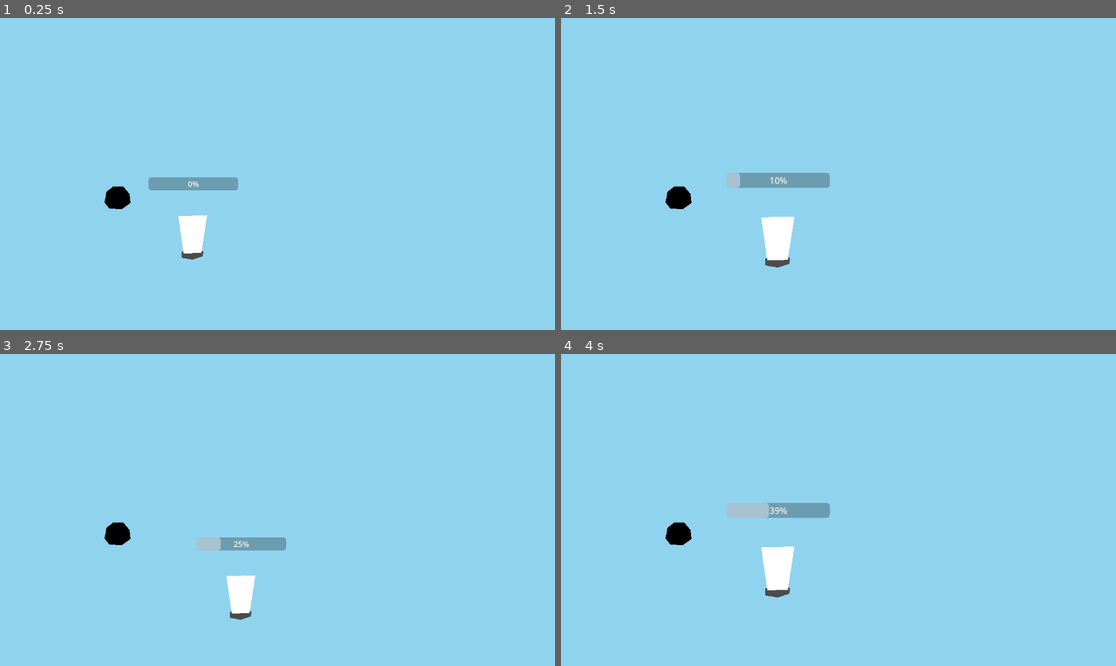
Above: before the commit, frames 1-4 (two rows, left to right).
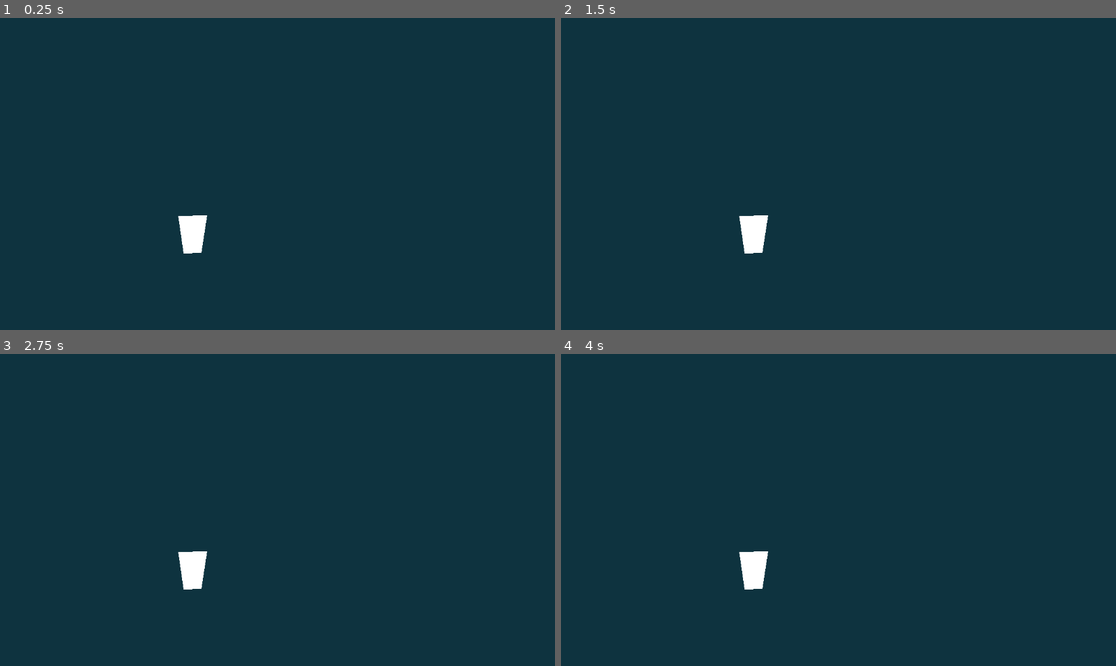
Above: after the commit, the same moments.

Repository: conradte3/ring-it-on
Game: Godot game, scene res://main.tscn
Two runs of this game, one before a commit and one after it. Both use one fixed random seed, a clock stepped at 60 frames per second and the inputs below.
Inputs:
- Up to frame 1 (0.25 s): no input
- Up to frame 2 (1.5 s): tap Enter at 0.5 s; hold F (right) 0.53-1.28 s; hold Space (breathe, bound only before the commit) 0.53-1.28 s; hold D (down) from 1.28 s (still down); tap Space (breathe, bound only before the commit) at 1.35 s
- Up to frame 3 (2.75 s): release D (down) at 2.03 s; hold F (right) from 2.03 s (still down); hold Space (breathe, bound only before the commit) from 2.03 s (still down)
- Up to frame 4 (4 s): release F (right) at 2.78 s; release Space (breathe, bound only before the commit) at 2.78 s; hold E (up) 2.78-3.53 s; tap Space (breathe, bound only before the commit) at 2.85 s; hold S (left) from 3.53 s (still down); hold Space (breathe, bound only before the commit) from 3.53 s (still down)

The runs differ from the first frame. In frame 1, 99% of the frame differs, in the area x 0-100%, y 0-100%; in frame 2, 100%; in frame 3, 100%; in frame 4, 100%.

Commit message:
Stripped out initial stuff

Diff:
--- a/box.gd
+++ /dev/null
@@ -1,15 +0,0 @@
-extends MeshInstance3D
-
-func _input(event: InputEvent) -> void:
-	if event.is_action_pressed("breathe"):
-		jump()
-
-func jump() -> void:
-	var tw = create_tween()
-	tw.set_trans(Tween.TRANS_QUAD)
-	tw.tween_property(self, "position:y", 2.0, 0.4).set_ease(Tween.EASE_OUT)
-	tw.tween_property(self, "position:y", 1.0, 0.1).set_ease(Tween.EASE_IN)
-	tw.tween_callback(splash)
-
-func splash() -> void:
-	$GPUParticles3D.restart()
--- a/main.tscn
+++ b/main.tscn
@@ -5,16 +5,8 @@
 [node name="Main" type="Node2D"]
 
 [node name="Polygon2D" type="Polygon2D" parent="."]
-color = Color(0.564706, 0.827451, 0.941176, 1)
+color = Color(0.0588235, 0.2, 0.25098, 1)
 polygon = PackedVector2Array(-60, -56, -85, 703, 1240, 685, 1235, -73)
-
-[node name="Bug" type="Node2D" parent="."]
-position = Vector2(246, 377)
-metadata/_edit_group_ = true
-
-[node name="Polygon2D" type="Polygon2D" parent="Bug"]
-color = Color(0, 0, 0, 1)
-polygon = PackedVector2Array(10, -27, -11, -27, -25, -16, -29, 6, -19, 19, 7, 20, 25, 7, 23, -11)
 
 [node name="Player" parent="." instance=ExtResource("1_8en8c")]
 position = Vector2(400, 476)
--- a/node_3d.tscn
+++ /dev/null
@@ -1,69 +0,0 @@
-[gd_scene load_steps=10 format=3 uid="uid://e7awdi4vh23i"]
-
-[ext_resource type="Script" path="res://box.gd" id="1_4sprg"]
-
-[sub_resource type="ProceduralSkyMaterial" id="ProceduralSkyMaterial_rwx02"]
-sky_horizon_color = Color(0.64625, 0.65575, 0.67075, 1)
-ground_horizon_color = Color(0.64625, 0.65575, 0.67075, 1)
-
-[sub_resource type="Sky" id="Sky_27im6"]
-sky_material = SubResource("ProceduralSkyMaterial_rwx02")
-
-[sub_resource type="Environment" id="Environment_cim26"]
-background_mode = 2
-sky = SubResource("Sky_27im6")
-tonemap_mode = 2
-
-[sub_resource type="PlaneMesh" id="PlaneMesh_m0ndt"]
-size = Vector2(20, 20)
-
-[sub_resource type="BoxMesh" id="BoxMesh_0h64f"]
-size = Vector3(1, 2, 1)
-
-[sub_resource type="ParticleProcessMaterial" id="ParticleProcessMaterial_q37ng"]
-spread = 180.0
-flatness = 1.0
-initial_velocity_min = 4.0
-initial_velocity_max = 16.0
-gravity = Vector3(0, 0, 0)
-hue_variation_min = -0.1
-hue_variation_max = 0.1
-
-[sub_resource type="StandardMaterial3D" id="StandardMaterial3D_1s1w0"]
-shading_mode = 0
-albedo_color = Color(1, 0.552941, 0.215686, 1)
-
-[sub_resource type="SphereMesh" id="SphereMesh_1gold"]
-material = SubResource("StandardMaterial3D_1s1w0")
-radius = 0.1
-height = 0.2
-
-[node name="Node3D" type="Node3D"]
-
-[node name="WorldEnvironment" type="WorldEnvironment" parent="."]
-environment = SubResource("Environment_cim26")
-
-[node name="DirectionalLight3D" type="DirectionalLight3D" parent="."]
-transform = Transform3D(-0.866025, -0.433013, 0.25, 0, 0.5, 0.866025, -0.5, 0.75, -0.433013, 0, 0, 0)
-shadow_enabled = true
-
-[node name="Floor" type="MeshInstance3D" parent="."]
-mesh = SubResource("PlaneMesh_m0ndt")
-
-[node name="Box" type="MeshInstance3D" parent="."]
-transform = Transform3D(1, 0, 0, 0, 1, 0, 0, 0, 1, 0, 1.03607, 0)
-mesh = SubResource("BoxMesh_0h64f")
-script = ExtResource("1_4sprg")
-
-[node name="GPUParticles3D" type="GPUParticles3D" parent="Box"]
-transform = Transform3D(1, 0, 0, 0, 1, 0, 0, 0, 1, 0, -1, 0)
-emitting = false
-amount = 36
-one_shot = true
-speed_scale = 2.0
-explosiveness = 1.0
-process_material = SubResource("ParticleProcessMaterial_q37ng")
-draw_pass_1 = SubResource("SphereMesh_1gold")
-
-[node name="Camera3D" type="Camera3D" parent="."]
-transform = Transform3D(0.478724, -0.594814, 0.645771, 0, 0.735531, 0.677491, -0.877965, -0.324331, 0.352117, 5.57669, 5.85061, 3.04078)
--- a/player.gd
+++ b/player.gd
@@ -1,49 +1,8 @@
 extends Node2D
 
-var energy := 0.0 : set = set_energy
-
-var breath = 1.0
-var decay = 0.0
-var velocity = Vector2.ZERO
-
-var COST = 0.0
-var SPEED = 50.0
-
-var side = "Left"
-
-func set_energy(new_val: float) -> void:
-	energy = clamp(new_val, 0.0, 100.0)
-	$ProgressBar.value = energy
 
 func _input(event: InputEvent) -> void:
-	if event.is_action_pressed("breathe"):
-		breath = 15.0
-
-	for input in ["left", "right", "up", "down"]:
-		if event.is_action_pressed(input):
-			take_step(Input.get_vector("left", "right", "up", "down"))
+	pass
 
 func _process(delta: float) -> void:
-	energy -= decay * delta
-	energy += breath * delta
-	breath = move_toward(breath, 0.0, delta * 10.0)
-
-	position += velocity * delta
-	velocity = velocity.move_toward(Vector2.ZERO, delta * 50.0)
-
-func take_step(direction: Vector2) -> void:
-	if energy < COST:
-		return
-
-	energy -= COST
-	#velocity = SPEED * direction
-
-	var tw = create_tween()
-	tw.set_trans(Tween.TRANS_QUAD)
-	tw.tween_property(self, "scale", 1.2 * Vector2.ONE, 0.4).set_ease(Tween.EASE_OUT)
-	tw.parallel().tween_property(self, "global_position", global_position + direction * SPEED, 0.4).set_ease(Tween.EASE_IN)
-	tw.tween_property(self, "scale", Vector2.ONE, 0.1).set_ease(Tween.EASE_IN)
-	tw.tween_callback(splash)
-
-func splash() -> void:
-	pass
+	var dir = Input.get_vector("left", "right", "up", "down")
--- a/player.tscn
+++ b/player.tscn
@@ -5,17 +5,6 @@
 [node name="Player" type="Node2D"]
 script = ExtResource("1_noqjy")
 
-[node name="Shadow" type="Polygon2D" parent="."]
-position = Vector2(0, 12)
-color = Color(0.294118, 0.294118, 0.294118, 1)
-polygon = PackedVector2Array(0, -14, -23, -2, -23, 10, 0, 14, 21, 7, 22, -3)
-
 [node name="Polygon2D" type="Polygon2D" parent="."]
 position = Vector2(1, -19)
 polygon = PackedVector2Array(-31, -46, -20, 32, 17, 31, 29, -47)
-
-[node name="ProgressBar" type="ProgressBar" parent="."]
-offset_left = -92.0
-offset_top = -145.0
-offset_right = 94.0
-offset_bottom = -118.0
--- a/project.godot
+++ b/project.godot
@@ -18,11 +18,6 @@
 
 [input]
 
-breathe={
-"deadzone": 0.5,
-"events": [Object(InputEventKey,"resource_local_to_scene":false,"resource_name":"","device":-1,"window_id":0,"alt_pressed":false,"shift_pressed":false,"ctrl_pressed":false,"meta_pressed":false,"pressed":false,"keycode":0,"physical_keycode":32,"key_label":0,"unicode":32,"echo":false,"script":null)
-]
-}
 left={
 "deadzone": 0.5,
 "events": [Object(InputEventKey,"resource_local_to_scene":false,"resource_name":"","device":-1,"window_id":0,"alt_pressed":false,"shift_pressed":false,"ctrl_pressed":false,"meta_pressed":false,"pressed":false,"keycode":0,"physical_keycode":83,"key_label":0,"unicode":115,"echo":false,"script":null)
